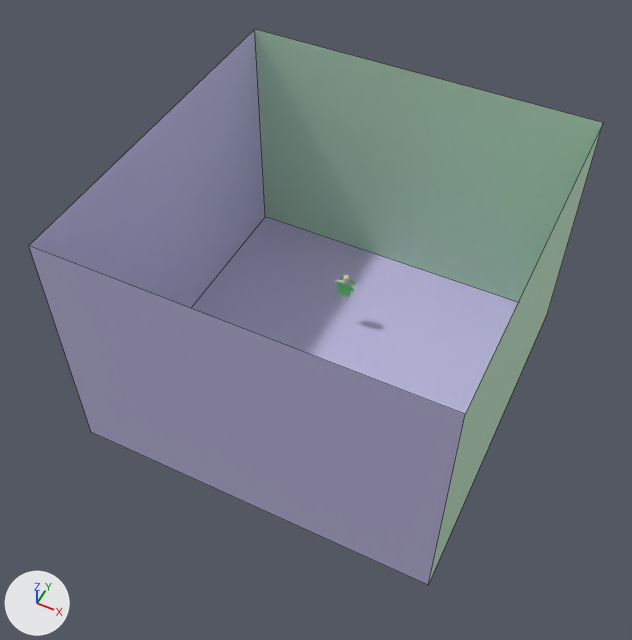
The Blender file blender_files/cloth_2_buttons_distractions.blend, before and after one commit.
Rendered twice from a 50 mm lens placed at (41.0, -143.4, 170.5), pointed at (-19.1, -23.2, 20.3). The axes (+X, +Y, +Z) are drawn at lower left. The lights are the same throughout. The picture after the commit comes second. Mesh edges are drawn as thin lines on the coarser meshes.

The older version as bpy lines, for what is in view:
```python
me_plane = bpy.data.meshes.new('Plane')
me_plane.from_pydata([(-1.0, -1.0, 0.0), (1.0, -1.0, 0.0), (-1.0, 1.0, 0.0), (1.0, 1.0, 0.0), (-1.0, -1.0, -1.41), (1.0, -1.0, -1.41), (-1.0, 1.0, -1.41), (1.0, 1.0, -1.41)], [], [(0, 2, 3, 1), (1, 3, 7, 5), (2, 0, 4, 6), (3, 2, 6, 7), (0, 1, 5, 4)])
for i in [2, 4]: me_plane.polygons[i].material_index = 1
me_plane.materials.append(mat_floor)  # blue #c4bee7
me_plane.materials.append(mat_wall)  # green #c2e7c7
ob_plane_003 = bpy.data.objects.new('Plane.003', me_plane)
ob_plane_003.location = (-16.3, -19.7, 0.0)
ob_plane_003.scale = (-42.3, -42.3, -42.3)
```
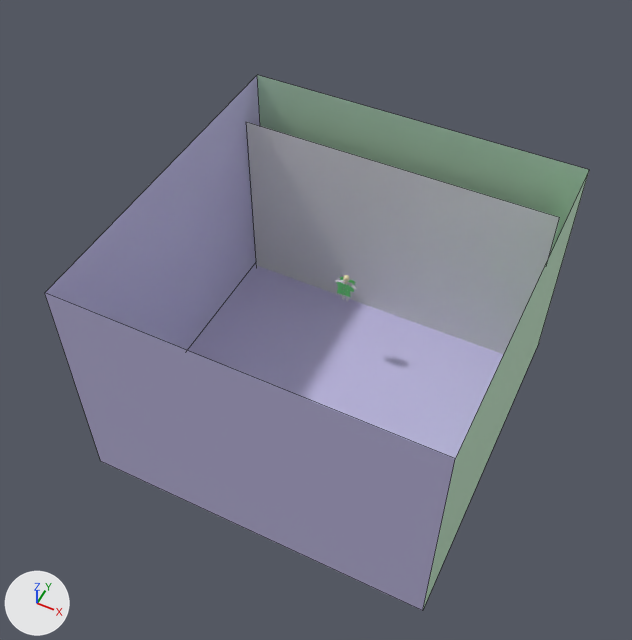
Boxes [x1, y1, x2, y2] around the edits, measured in the pictures (632 x 640 px):
```json
{"object": "Plane.003", "change": "moved", "before": [29, 29, 603, 585], "after": [45, 75, 589, 611]}
{"object": "background", "change": "added", "after": [247, 122, 560, 354]}
```

Scene script edits in JSON lines:
```json
{"op": "add", "block": "mat_material_001", "code": ["mat_material_001 = principled_material('Material.001')", "mat_material_001.base_color = (0.8, 0.8, 0.8)  # white #e7e7e7"]}
{"op": "add", "block": "me_plane_004", "code": ["me_plane_004 = bpy.data.meshes.new('Plane.004')", "me_plane_004.from_pydata([(-1.0, -1.0, 0.0), (1.0, -1.0, 0.0), (-1.0, 1.0, 0.0), (1.0, 1.0, 0.0)], [], [(0, 1, 3, 2)])", "me_plane_004.materials.append(mat_material_001)  # its picture is missing"]}
{"op": "set", "path": "ob_plane_003.location", "old": "(-16.3, -19.7, 0.0)", "new": "(-16.3, -19.7, -12.6)"}
{"op": "add", "block": "ob_background", "code": ["ob_background = bpy.data.objects.new('background', me_plane_004)", "ob_background.location = (-17.1, 14.7, 11.3)", "ob_background.rotation_euler = (1.571, 0.0, 0.0)  # degrees (90, 0, 0)", "ob_background.scale = (40.6, 27.1, 1.22)"]}
```
